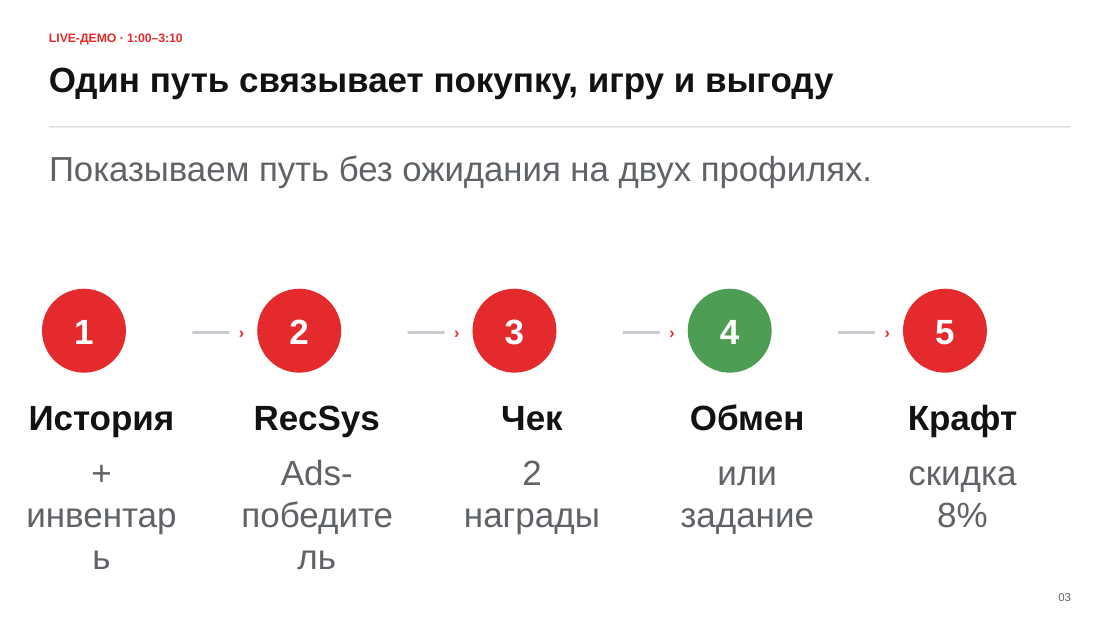
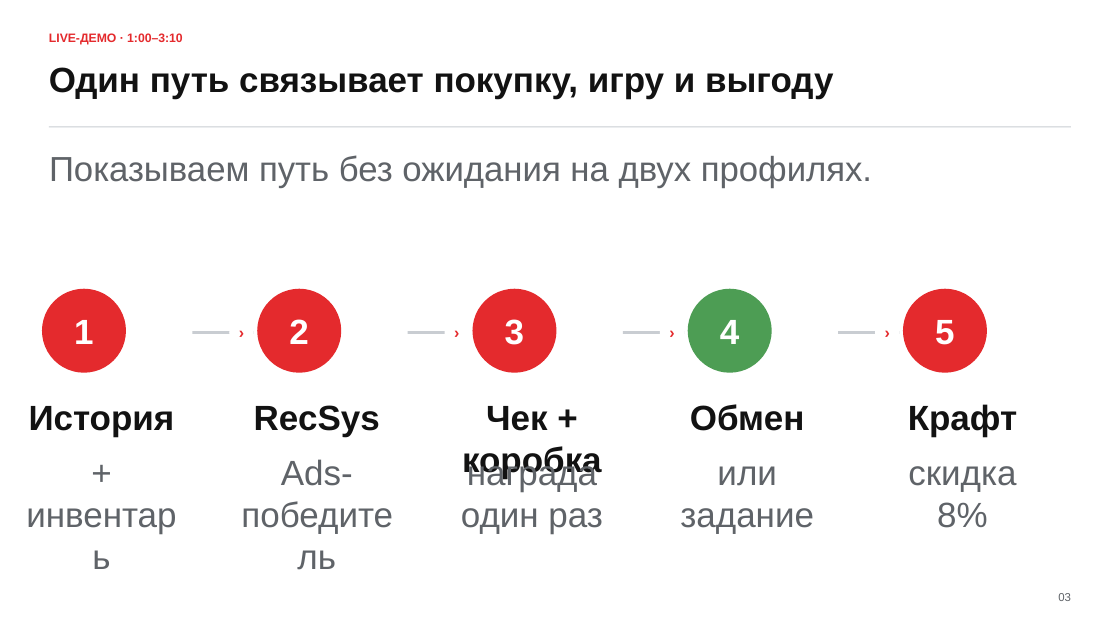
Before and after one commit to m4themagics/x5-loyalty-system, a slide deck: slide 3 of docs/presentation/X5_Checkpoint_Своя_Пятёрочка_финальная.pptx (slide 4 before the commit). Drawn at 1120x630 pixels with LibreOffice and Linux fonts; fonts in the diff are those of the drawing. Boxes give left, top, right and bottom in pixels: in the first picture for what was removed or moved away, otherwise in the second. Text is boxed around its words. In the diff, an @@ line names an element or a change of style, - is before the commit and + after.

```diff
--- a/docs/presentation/X5_Checkpoint_Своя_Пятёрочка_финальная.pptx
+++ b/docs/presentation/X5_Checkpoint_Своя_Пятёрочка_финальная.pptx
@@ text at (462,406,602,479): text changed @@
-Чек
+Чек + коробка
@@ text at (461,456,603,533): text changed @@
-2 награды
+награда один раз
```
Also in this commit, not shown: 1 other slide changed, 2 other files.
